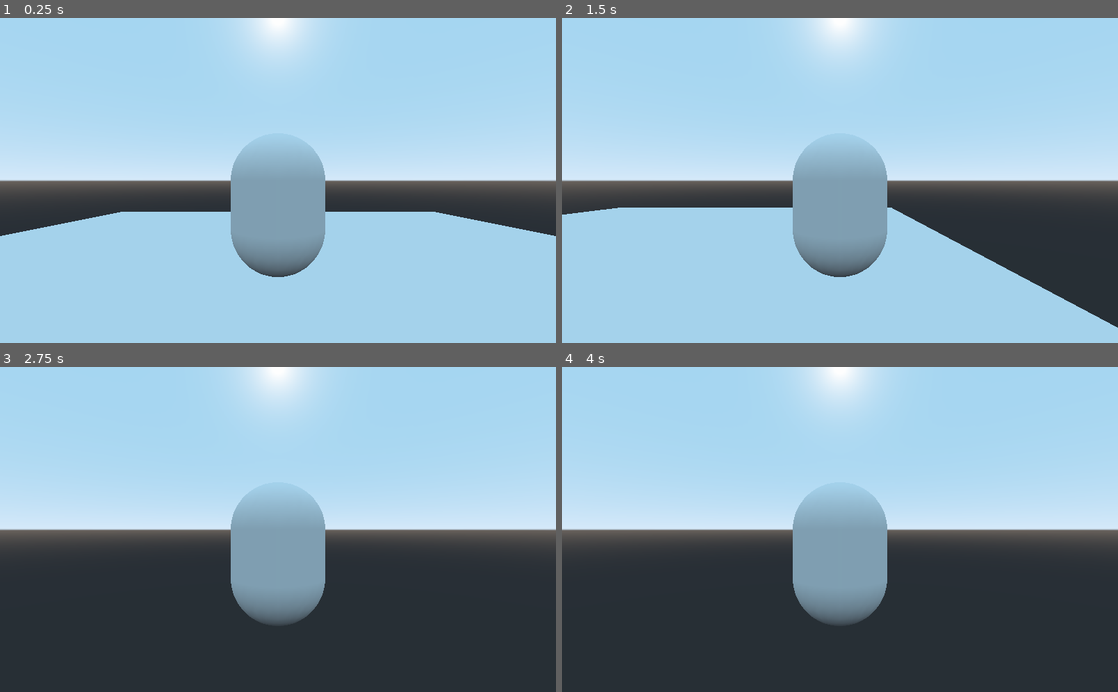
Above: before the commit, frames 1-4 (two rows, left to right).
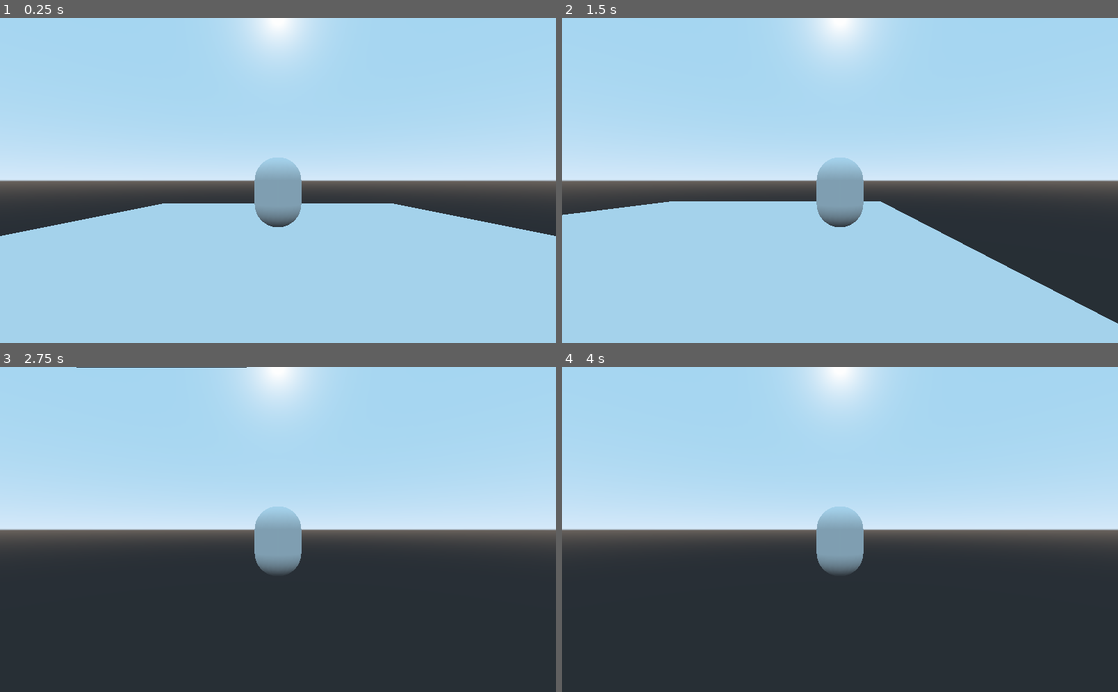
Above: after the commit, the same moments.

Repository: neofre10/Sus
Game: Godot game, scene res://Scenes/Test_Room_3D.tscn
The game is run twice, just before and just after one commit, with the same random seed, the same clock (stepped at 60 frames per second) and the same inputs.
Inputs (mouse positions are in pixels of both pictures, inside the frame that each line leads up to):
- Up to frame 1 (0.25 s): no input
- Up to frame 2 (1.5 s): tap Enter at 0.5 s; move the mouse to (962, 164) at 0.52 s; hold Right (ui_right) 0.53-1.28 s; tap Space (ui_jump, bound only after the commit) at 0.6, 0.77, 1.07, 1.35 s; move the mouse to (728, 196) at 1.27 s; hold Down (ui_down) from 1.28 s (still down)
- Up to frame 3 (2.75 s): tap Space (ui_jump, bound only after the commit) at 1.52, 1.82, 2.1 s; move the mouse to (333, 458) at 2.02 s; release Down (ui_down) at 2.03 s; hold Right (ui_right) from 2.03 s (still down)
- Up to frame 4 (4 s): move the mouse to (812, 594) at 2.77 s; release Right (ui_right) at 2.78 s; hold Up (ui_up) 2.78-3.53 s; tap Space (ui_jump, bound only after the commit) at 2.85, 3.02, 3.32, 3.5, 3.6, 3.77 s; move the mouse to (1006, 578) at 3.52 s; hold Left (ui_left) from 3.53 s (still down)

The runs differ from the first frame. In frame 1, 5.8% of the frame differs, in the area x 22-78%, y 38-80%; in frame 2, 5.8%, in the area x 0-100%, y 38-96%; in frame 3, 5.0%; in frame 4, 5.0%.

Commit message:
Cycle 2 Day 6
gaming. made fire

Diff:
--- a/Project Overture/Player/Camera_Gimbal.tscn
+++ b/Project Overture/Player/Camera_Gimbal.tscn
@@ -8,4 +8,4 @@
 [node name="Inner_Gimbal" type="Spatial" parent="."]
 
 [node name="Camera" type="Camera" parent="Inner_Gimbal"]
-transform = Transform( 1, 0, 0, 0, 1, 0, 0, 0, 1, 0, 0, 5 )
+transform = Transform( 1, 0, 0, 0, 1, 0, 0, 0, 1, 0, 0, 10 )
--- a/Project Overture/Scripts/Player.gd
+++ b/Project Overture/Scripts/Player.gd
@@ -2,6 +2,7 @@
 
 export var gravity = 0.5
 export var speed = 1
+export var jump_height = 2000
 export var acceleration = 0.5
 export var max_speed = 10
 export var rotate_speed = PI/4
@@ -20,9 +21,10 @@
 func get_input():
 	var input = Vector3(
 		-int(Input.is_action_pressed("ui_left")) + int(Input.is_action_pressed("ui_right")),
-		0,
+		-int(Input.is_action_just_pressed("ui_jump")),
 		-int(Input.is_action_pressed("ui_up")) + int(Input.is_action_pressed("ui_down"))
 	)
+
 	if Input.is_action_pressed("ui_q"):
 		rotate_y(deg2rad(rotate_speed * rotate_accel))
 	elif Input.is_action_pressed("ui_e"):
--- a/Project Overture/Scripts/Player_Camera.gd
+++ b/Project Overture/Scripts/Player_Camera.gd
@@ -33,7 +33,7 @@
 
 func _process(delta):
 	get_input(delta)
-	$Inner_Gimbal.rotation.x = clamp($Inner_Gimbal.rotation.x, -1.4, 0)
+	$Inner_Gimbal.rotation.x = clamp($Inner_Gimbal.rotation.x, -3, 3)
 	pass
 # Called when the node enters the scene tree for the first time.
 func _ready():
--- a/Project Overture/project.godot
+++ b/Project Overture/project.godot
@@ -59,11 +59,6 @@
 "events": [ Object(InputEventKey,"resource_local_to_scene":false,"resource_name":"","device":0,"alt":false,"shift":false,"control":false,"meta":false,"command":false,"pressed":false,"scancode":87,"unicode":0,"echo":false,"script":null)
  ]
 }
-ui_mmiddle_down={
-"deadzone": 0.5,
-"events": [ Object(InputEventKey,"resource_local_to_scene":false,"resource_name":"","device":0,"alt":false,"shift":false,"control":false,"meta":false,"command":false,"pressed":false,"scancode":83,"unicode":0,"echo":false,"script":null)
- ]
-}
 ui_up_cam={
 "deadzone": 0.5,
 "events": [ Object(InputEventKey,"resource_local_to_scene":false,"resource_name":"","device":0,"alt":false,"shift":false,"control":false,"meta":false,"command":false,"pressed":false,"scancode":87,"unicode":0,"echo":false,"script":null)
@@ -94,6 +89,11 @@
 "events": [ Object(InputEventKey,"resource_local_to_scene":false,"resource_name":"","device":0,"alt":false,"shift":false,"control":false,"meta":false,"command":false,"pressed":false,"scancode":69,"unicode":0,"echo":false,"script":null)
  ]
 }
+ui_jump={
+"deadzone": 0.5,
+"events": [ Object(InputEventKey,"resource_local_to_scene":false,"resource_name":"","device":0,"alt":false,"shift":false,"control":false,"meta":false,"command":false,"pressed":false,"scancode":32,"unicode":0,"echo":false,"script":null)
+ ]
+}
 
 [rendering]
 
